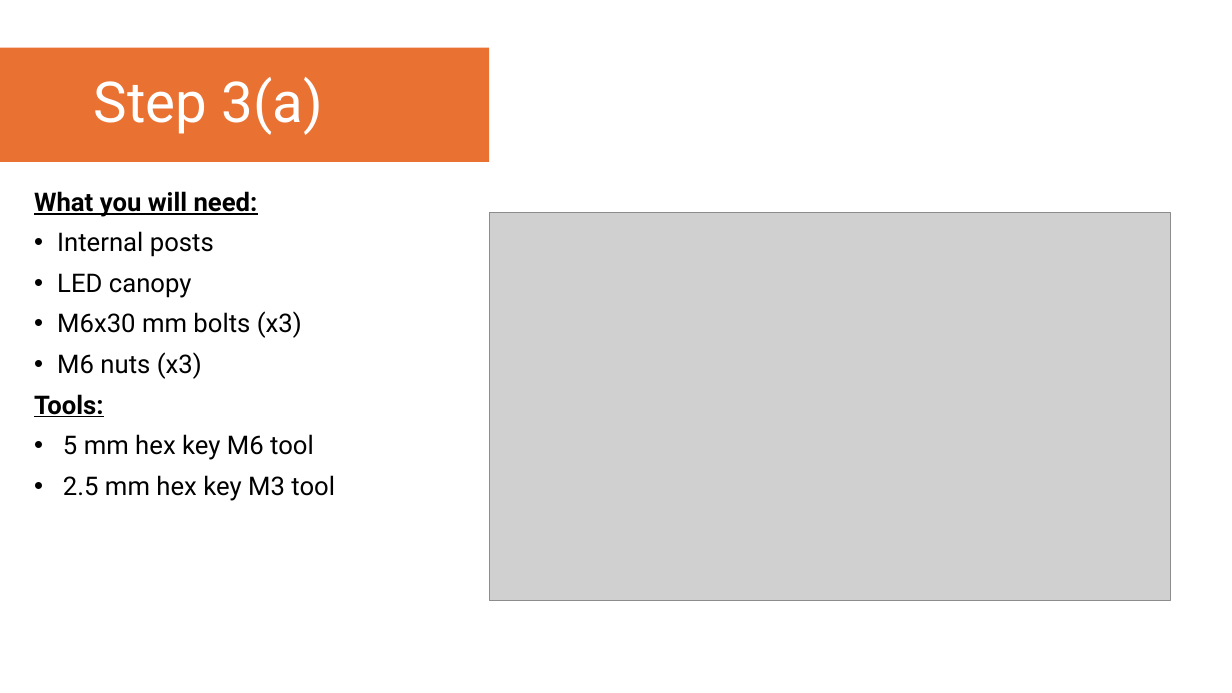
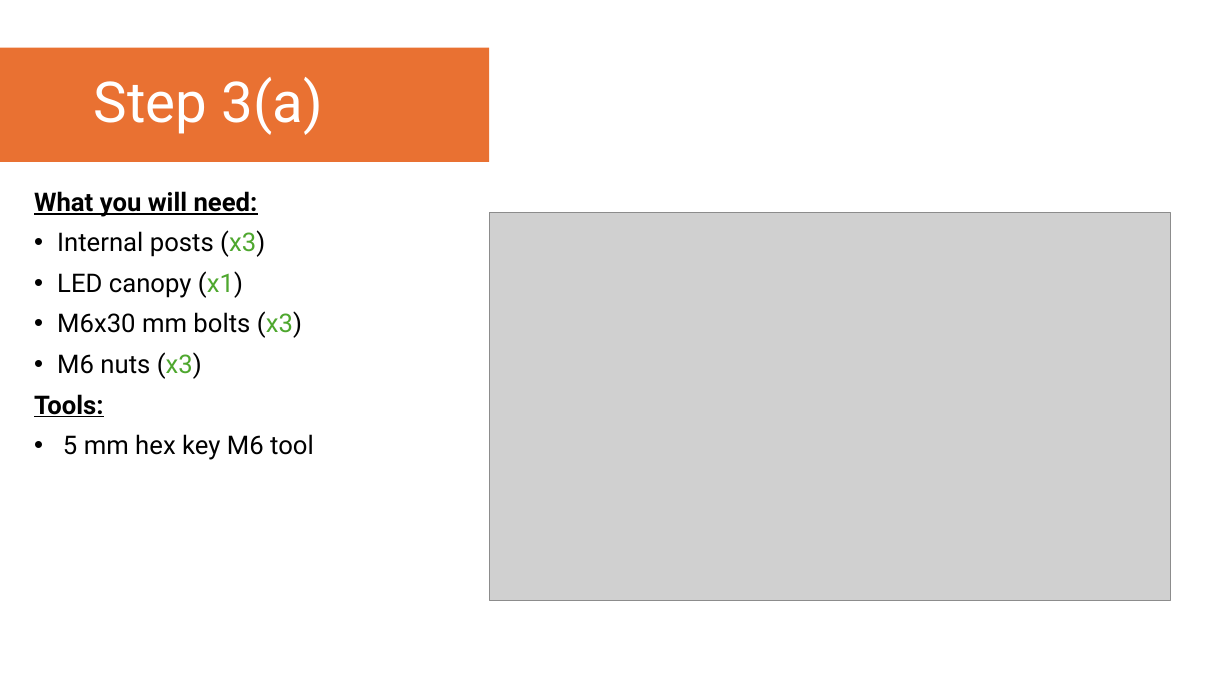
Before and after one commit to YoItsLewis/Open-Fourier-Ptychographic-Microscopy, a slide deck: slide 10 of Assembly Instructions/OpenFPM - Illuminator Assembly Instructions.pptx (slide 11 before the commit). Drawn at 1232x693 pixels with LibreOffice and Linux fonts; fonts in the diff are those of the drawing; grey boxes stand for pictures. Boxes give left, top, right and bottom in pixels: in the first picture for what was removed or moved away, otherwise in the second. Text is boxed around its words. In the diff, an @@ line names an element or a change of style, - is before the commit and + after.

```diff
--- a/Assembly Instructions/OpenFPM - Illuminator Assembly Instructions.pptx
+++ b/Assembly Instructions/OpenFPM - Illuminator Assembly Instructions.pptx
@@ text at <box>57,230,265,298</box>: text changed @@
-• Internal posts
-• LED canopy
+• Internal posts (x3)
+• LED canopy (x1)
@@ text at <box>57,311,302,379</box>: text colour #000000 to #4EA72E in "(x3)", "(x3)" @@
@@ text at <box>63,475,335,501</box>: paragraph removed @@
-• 2.5 mm hex key M3 tool
```
Also in this commit, not shown: 20 other slides changed, 3 slides removed, 31 other files.
